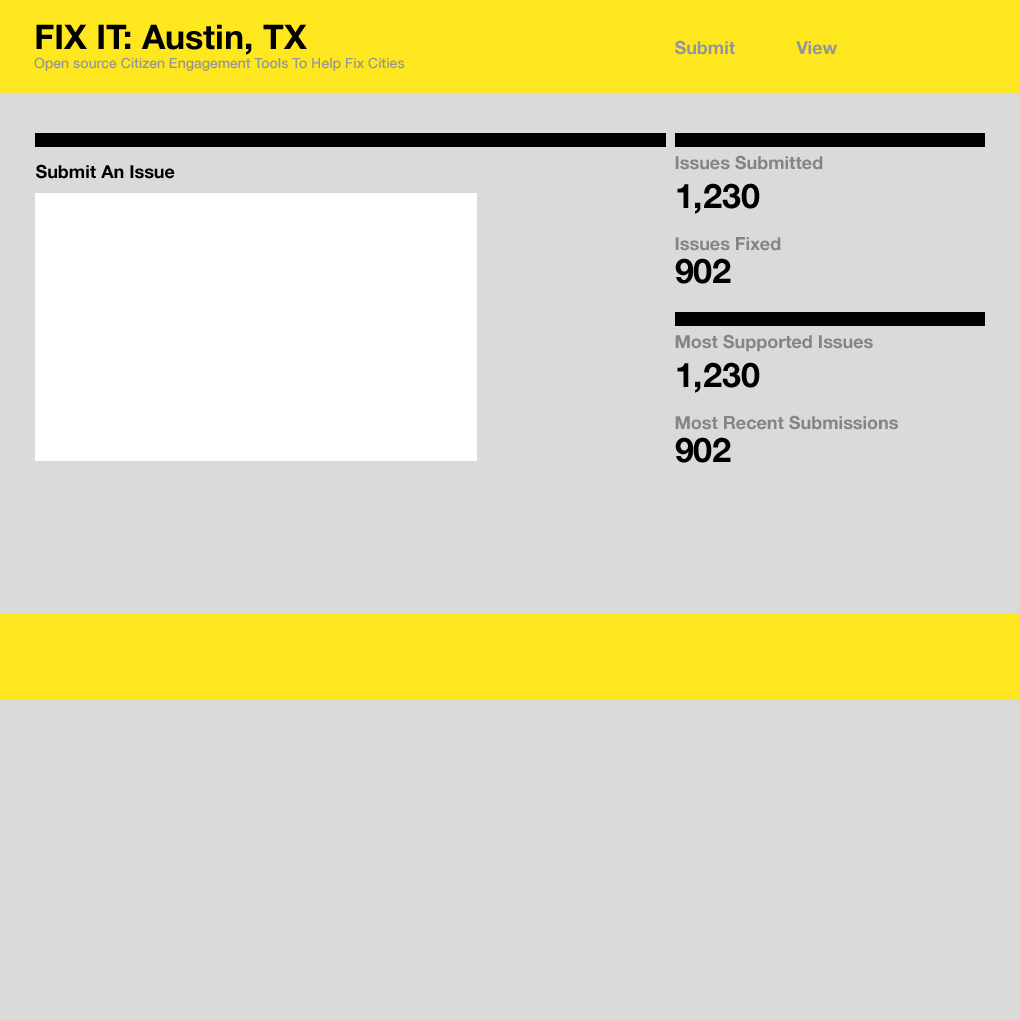
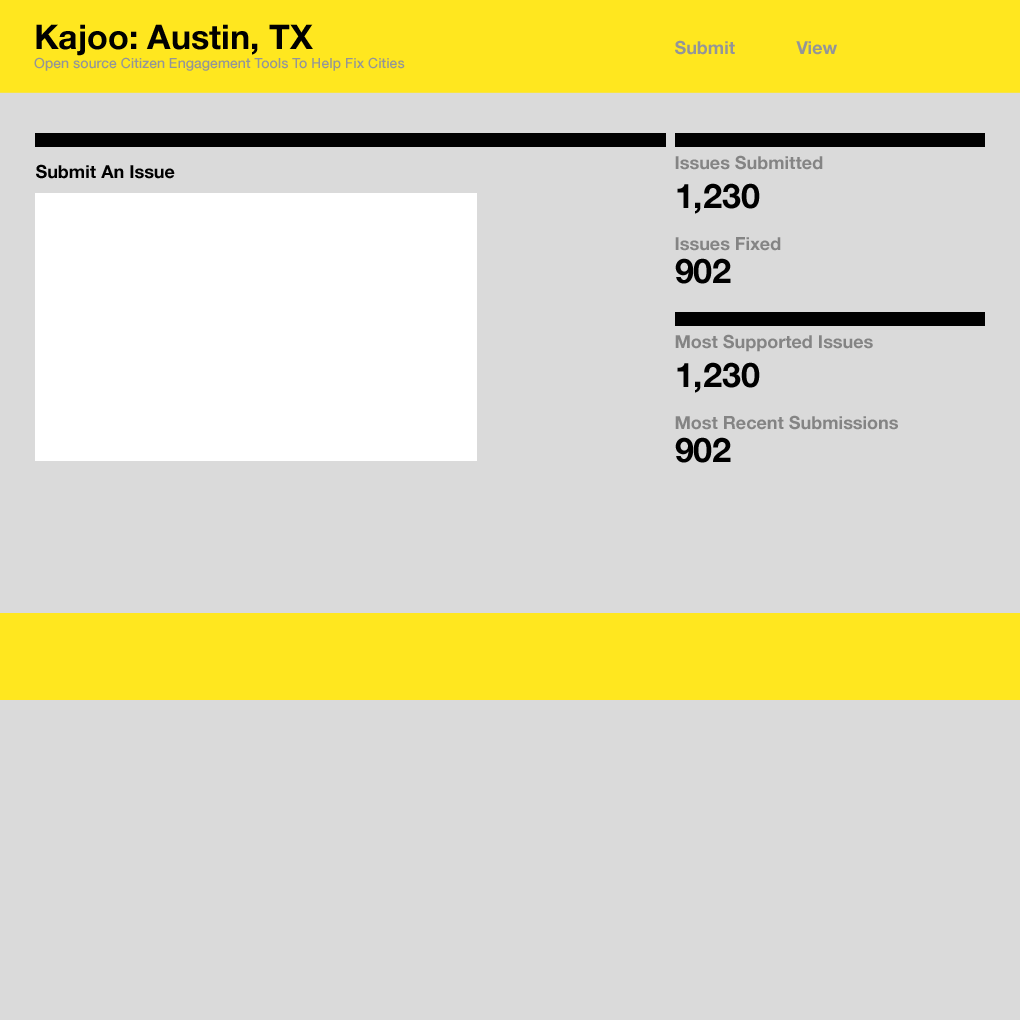
Layer changes from the first 1020x1020 image to the second:
renamed "FIX IT: Austin, TX" to "Kajoo: Austin, TX", painted on it over [41, 24, 313, 56]
